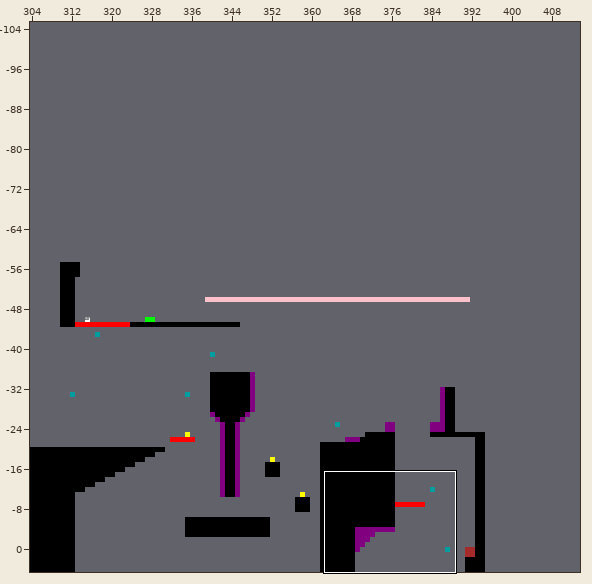
One commit to this Tiled map: levels/tmx/1-0.tmx. Above: a wide view before the commit, with the close-up outlined.
Close-up. The starting point:
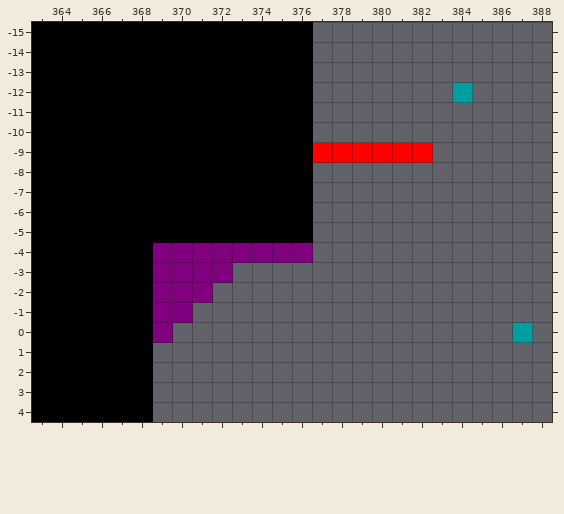
Cells are 20x20 px. Shown: x 363..388, y -15..4. The commit also changed other parts of the map, which this record leaves out.
New version:
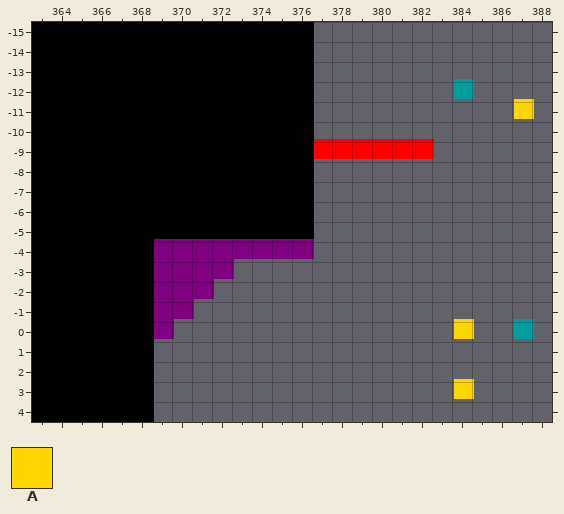
Key: from "Platformertesttiles": A 12.
_ is an empty cell.
The exact change:
{"change": "layer \"Tile Layer 1\" offset 1,1 -> 2,-3 px"}
{"where": "layer \"Tile Layer 1\""}
{"y":-11,"x":387,"old":"_","new":"A"}
{"y":0,"x":384,"old":"_","new":"A"}
{"y":3,"x":384,"old":"_","new":"A"}
